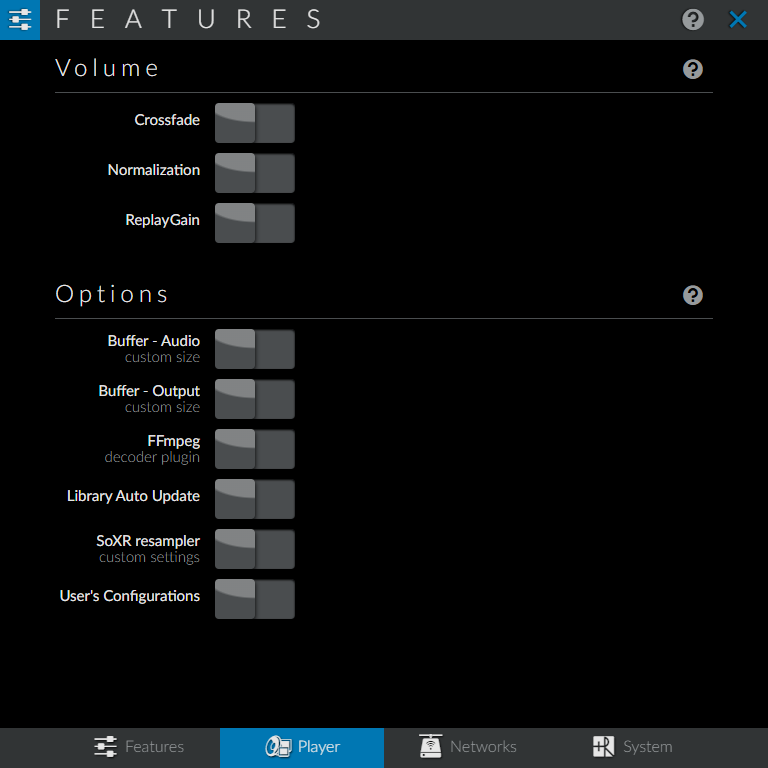
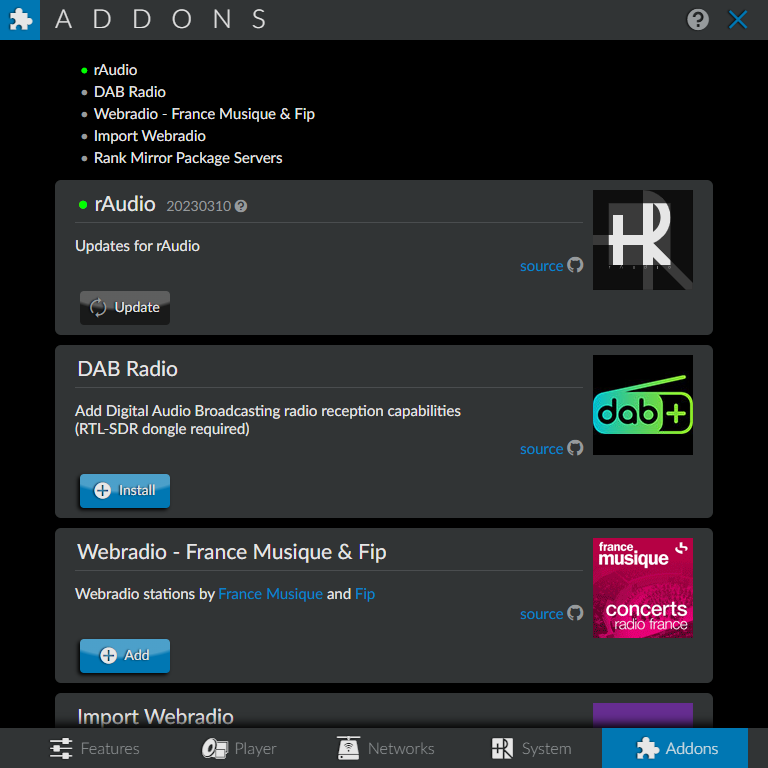
Layers edited between the first and the second w=768, h=768 image:
added layer "59" above "58" over bbox(6, 6, 748, 768)
renamed "Layer 51" to "58", showed it over bbox(6, 6, 748, 768)
removed layer "player" over bbox(48, 728, 748, 768)
added layer "57" above "56" over bbox(6, 6, 748, 768)
added layer "56" above "55" over bbox(6, 6, 748, 768)
added layer "55" above "54" over bbox(6, 6, 748, 768)
renamed "networks2" to "54", showed it, painted on it over bbox(6, 6, 748, 768)
removed layer "player2" over bbox(48, 58, 748, 768)
added layer "53" above "52" over bbox(6, 6, 748, 768)
added layer "52" above "51" over bbox(6, 6, 748, 768)
added layer "51" above "50" over bbox(6, 6, 748, 768)
added layer "50" above "text" over bbox(6, 6, 748, 768)
removed layer "features1" over bbox(6, 6, 748, 768)
added layer "49" (screen) over bbox(6, 6, 748, 768)
